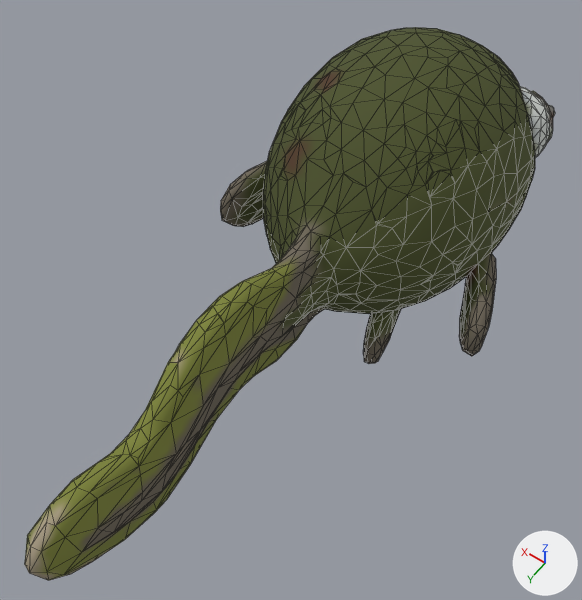
Two versions of the glTF model public/models/fish-tadpole.glb, one commit apart.
Before and after are seen from a 50 mm camera at (-0.396, 0.582, 0.858) aimed at (0.001, 0.026, -0.016). The axes (+X, +Y, +Z) are drawn at lower right. The lights are the same throughout. The older version comes first. Mesh edges are drawn as thin lines. Where no turn or scale is listed for an object, it has been applied to the vertices. Vertices at exactly the same position are counted once.

The older version as bpy lines, for what is in view:
```python
me_tripo_mesh_9ecd4731_511c_4c82_8341_8b3c24bf200a = bpy.data.meshes.new('tripo_mesh_9ecd4731-511c-4c82-8341-8b3c24bf200a')
me_tripo_mesh_9ecd4731_511c_4c82_8341_8b3c24bf200a.from_pydata(...)  # 1232 vertices, 2460 faces; spans x -0.235..0.235, y -0.5..0.5, z -0.206..0.206
me_tripo_mesh_9ecd4731_511c_4c82_8341_8b3c24bf200a.materials.append(mat_tripo_material_9ecd4731_511c_4c82_8341_8b3c24bf200a)  # picture img_color_9ecd4731_511c_4c82_8341_8b3c24bf200a
ob_tripo_node_9ecd4731_511c_4c82_8341_8b3c24bf200a = bpy.data.objects.new('tripo_node_9ecd4731-511c-4c82-8341-8b3c24bf200a', me_tripo_mesh_9ecd4731_511c_4c82_8341_8b3c24bf200a)
ob_tripo_node_9ecd4731_511c_4c82_8341_8b3c24bf200a.location = (0.0, 0.0, 0.0)
```
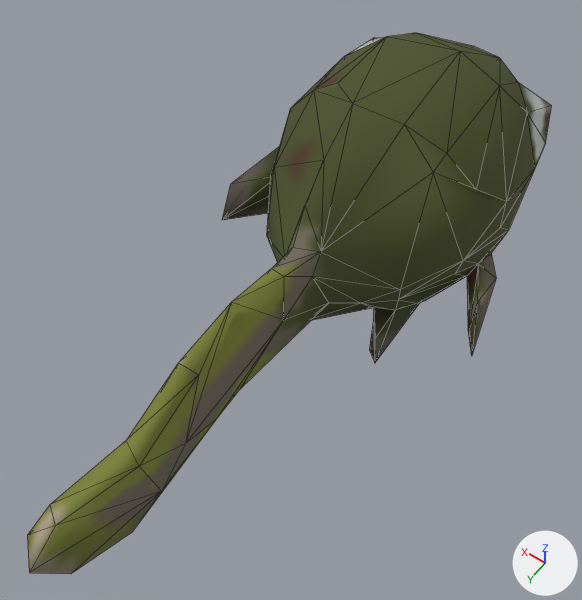
Where the newer file only moved an object's origin or applied its transform, the numbers keep the older frame.

Where the change shows, as pixel boxes [x1, y1, x2, y2] in the pictures (582 x 600 px):
'tripo_node_9ecd4731-511c-4c82-8341-8b3c24bf200a', reshaped: before [25, 27, 555, 580]; after [27, 33, 552, 574]
part 1 of me_tripo_mesh_9ecd4731_511c_4c82_8341_8b3c24bf200a, cut back (green): before [25, 27, 555, 580]

Diff of the bpy script that builds the scene:
```diff
--- a/public/models/fish-tadpole.glb.py
+++ b/public/models/fish-tadpole.glb.py
@@ me_tripo_mesh_9ecd4731_511c_4c82_8341_8b3c24bf200a @@
 # used by ob_tripo_node_9ecd4731_511c_4c82_8341_8b3c24bf200a; location = (0.0, 0.0, 0.0)
-me_tripo_mesh_9ecd4731_511c_4c82_8341_8b3c24bf200a.from_pydata(...)  # 1232 vertices, 2460 faces; spans x -0.235..0.235, y -0.5..0.5, z -0.206..0.206
+me_tripo_mesh_9ecd4731_511c_4c82_8341_8b3c24bf200a.from_pydata(...)  # 152 vertices, 300 faces; spans x -0.228..0.231, y -0.499..0.5, z -0.206..0.196
+# me_tripo_mesh_9ecd4731_511c_4c82_8341_8b3c24bf200a part 1: 1 vertex moved within x 0.081, y -0.46, z 0.06; 1080 vertices removed from x -0.235..0.235, y -0.5..0.497, z -0.205..0.206
 me_tripo_mesh_9ecd4731_511c_4c82_8341_8b3c24bf200a.materials.append(mat_tripo_material_9ecd4731_511c_4c82_8341_8b3c24bf200a)
```
